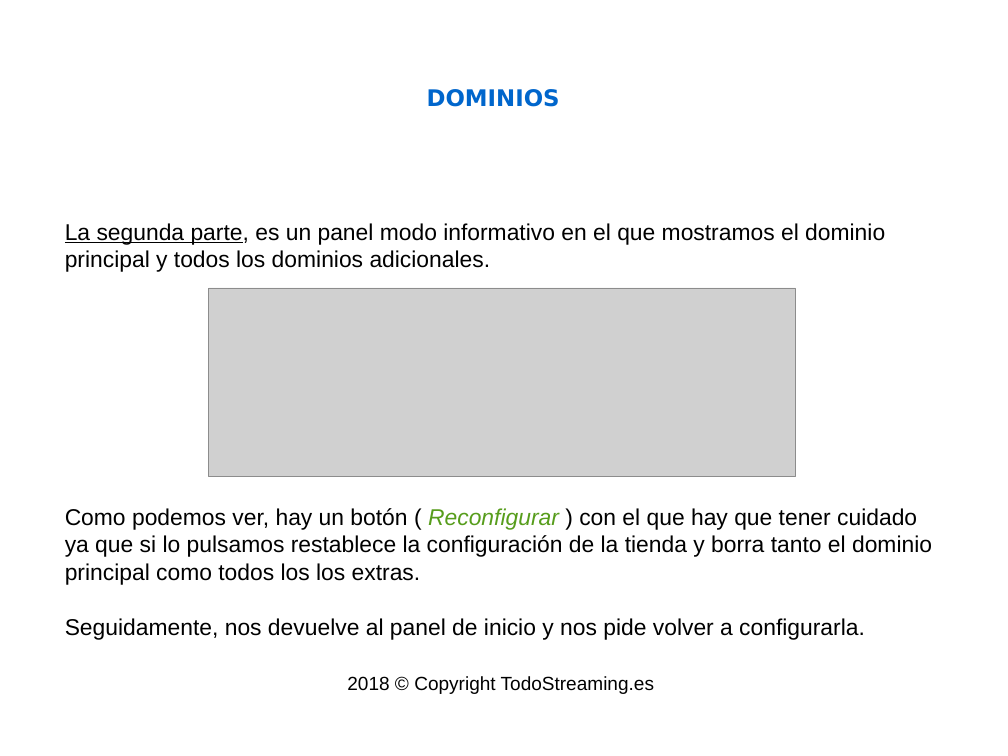
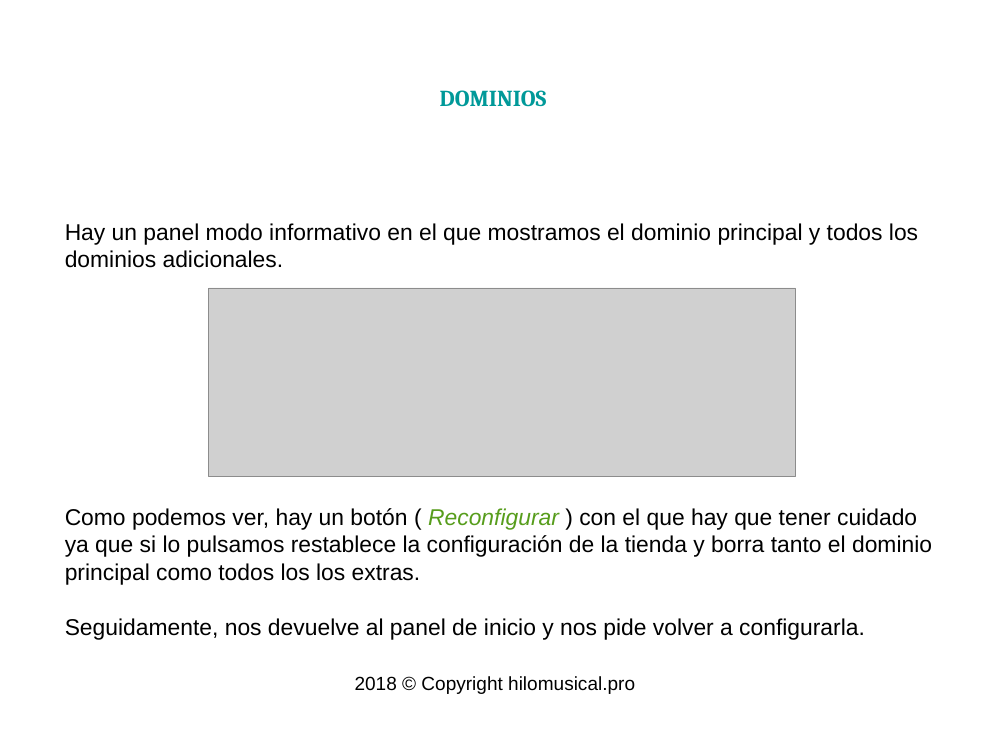
Before and after one commit to isaacml/instore, a slide deck: slide 13 of docs/Manual Tienda.odp (slide 12 before the commit). Drawn at 1008x756 pixels with LibreOffice and Linux fonts; fonts in the diff are those of the drawing; grey boxes stand for pictures; background and template pictures are left out. Boxes give left, top, right and bottom in pixels: in the first picture for what was removed or moved away, otherwise in the second. Text is boxed around its words. In the diff, an @@ line names an element or a change of style, - is before the commit and + after.

```diff
--- a/docs/Manual Tienda.odp
+++ b/docs/Manual Tienda.odp
@@ title "DOMINIOS" at (x1=440, y1=90, x2=547, y2=107): font DejaVu Sans to Cambria, text colour #0066CC to #009999 @@
@@ text at (x1=65, y1=223, x2=918, y2=268): text changed @@
-La segunda parte, es un panel modo informativo en el que mostramos el dominio principal y todos los dominios adicionales.
+Hay un panel modo informativo en el que mostramos el dominio principal y todos los dominios adicionales.
@@ text at (x1=355, y1=676, x2=635, y2=694): text changed @@
-2018 © Copyright TodoStreaming.es
+2018 © Copyright hilomusical.pro
```
Also in this commit, not shown: 14 other slides changed, 2 slides added, 4 other files.
